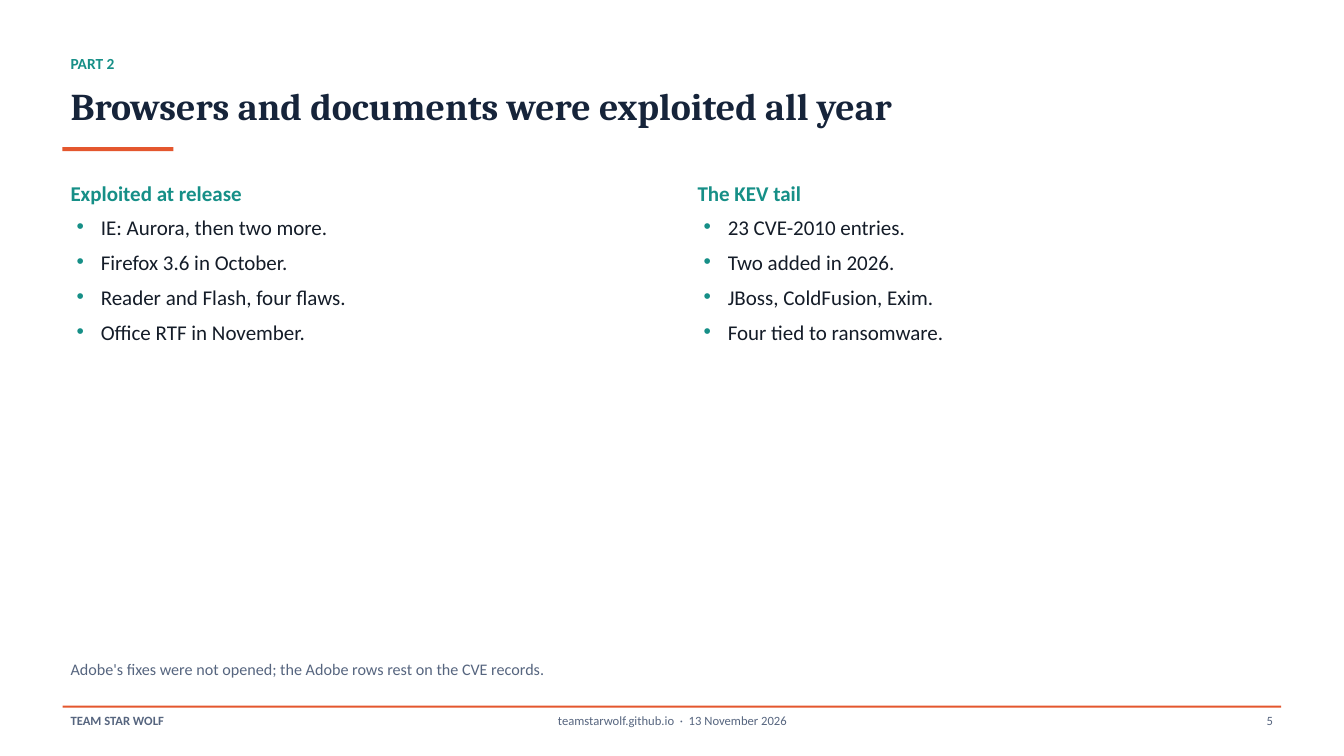
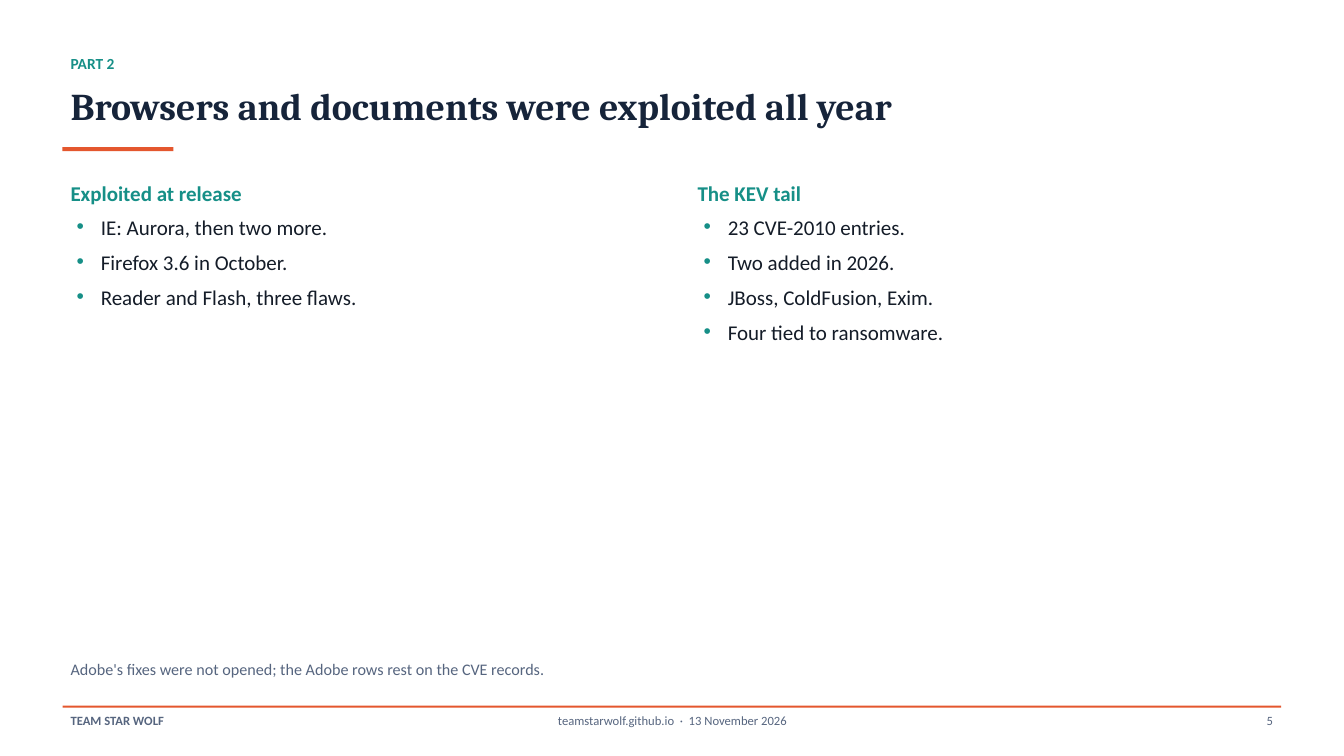
Before and after one commit to TeamStarWolf/TeamStarWolf, a slide deck: slide 5 of case-studies/slides/Chronicle_2010_Case_Study.pptx. Drawn at 1344x756 pixels with LibreOffice and Linux fonts; fonts in the diff are those of the drawing. Boxes give left, top, right and bottom in pixels: in the first picture for what was removed or moved away, otherwise in the second. Text is boxed around its words. In the diff, an @@ line names an element or a change of style, - is before the commit and + after.

```diff
--- a/case-studies/slides/Chronicle_2010_Case_Study.pptx
+++ b/case-studies/slides/Chronicle_2010_Case_Study.pptx
@@ text at (101,290,356,308): text changed @@
-• Reader and Flash, four flaws.
-• Office RTF in November.
+• Reader and Flash, three flaws.
```
Also in this commit, not shown: 4 other files.
